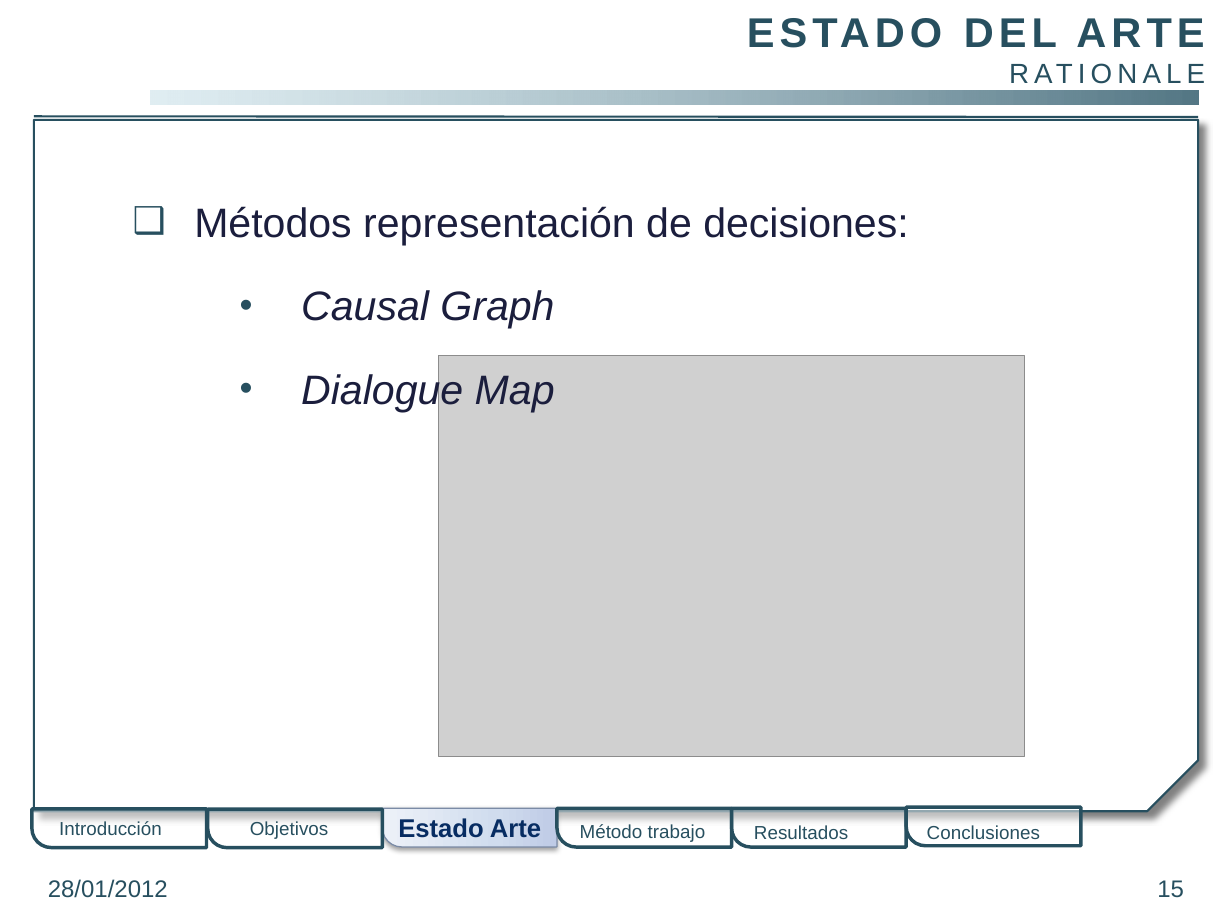
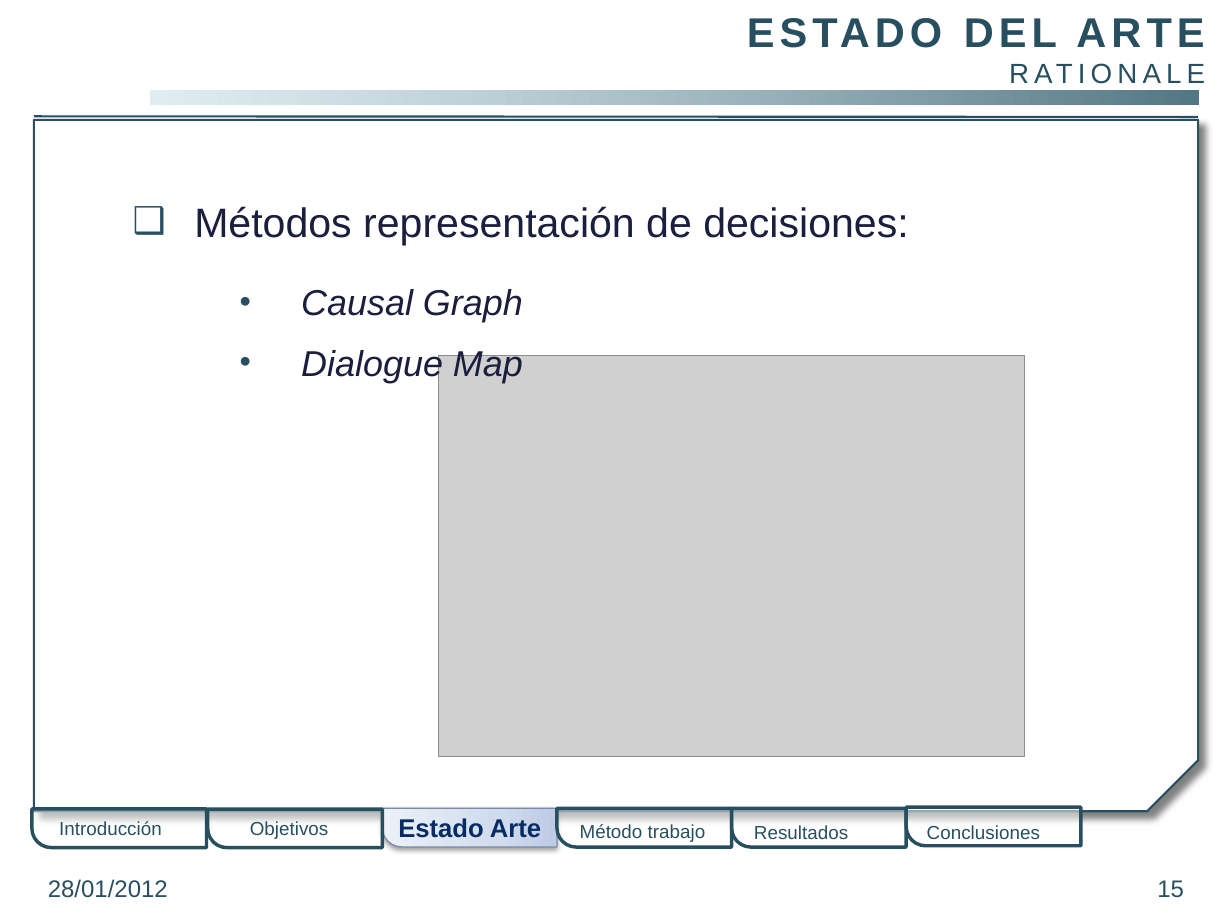
Before and after one commit to gangadhar001/repo-pfc, a slide deck: slide 15 of PFC/Presentacion/PresentacionPFC.pptx. Drawn at 1232x924 pixels with LibreOffice and Linux fonts; fonts in the diff are those of the drawing; grey boxes stand for pictures; background and template pictures are left out. Boxes give left, top, right and bottom in pixels: in the first picture for what was removed or moved away, otherwise in the second. Text is boxed around its words. In the diff, an @@ line names an element or a change of style, - is before the commit and + after.

```diff
--- a/PFC/Presentacion/PresentacionPFC.pptx
+++ b/PFC/Presentacion/PresentacionPFC.pptx
@@ text at <box>301,289,523,383</box>: size 24 to 21 pt in "Causal Graph", "Dialogue Map"; less space between paragraphs @@
```
Also in this commit, not shown: 23 other slides changed.
